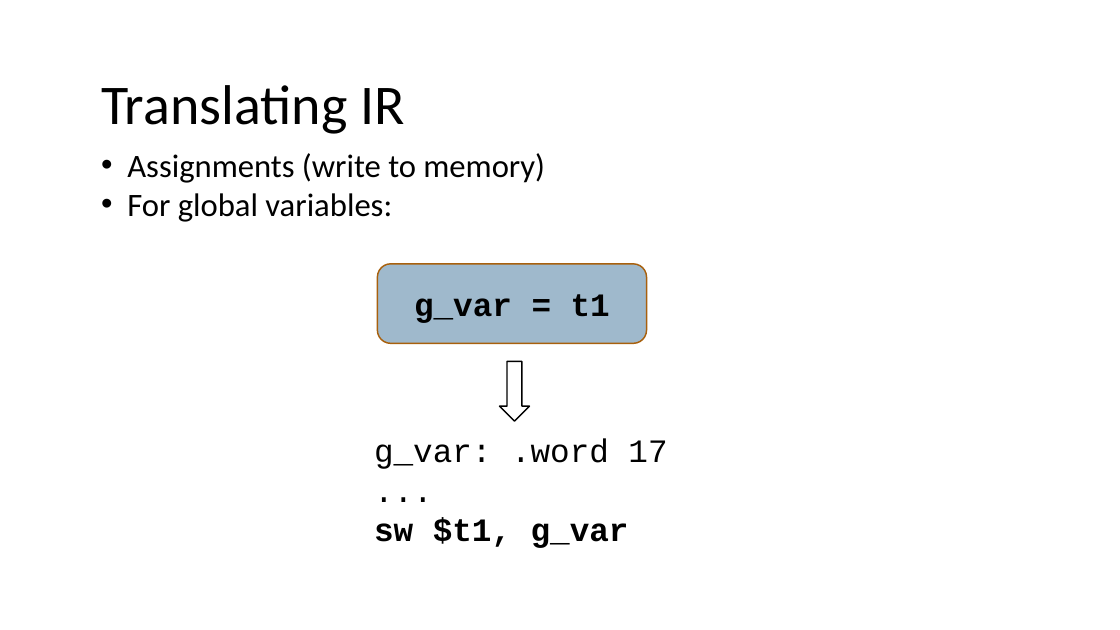
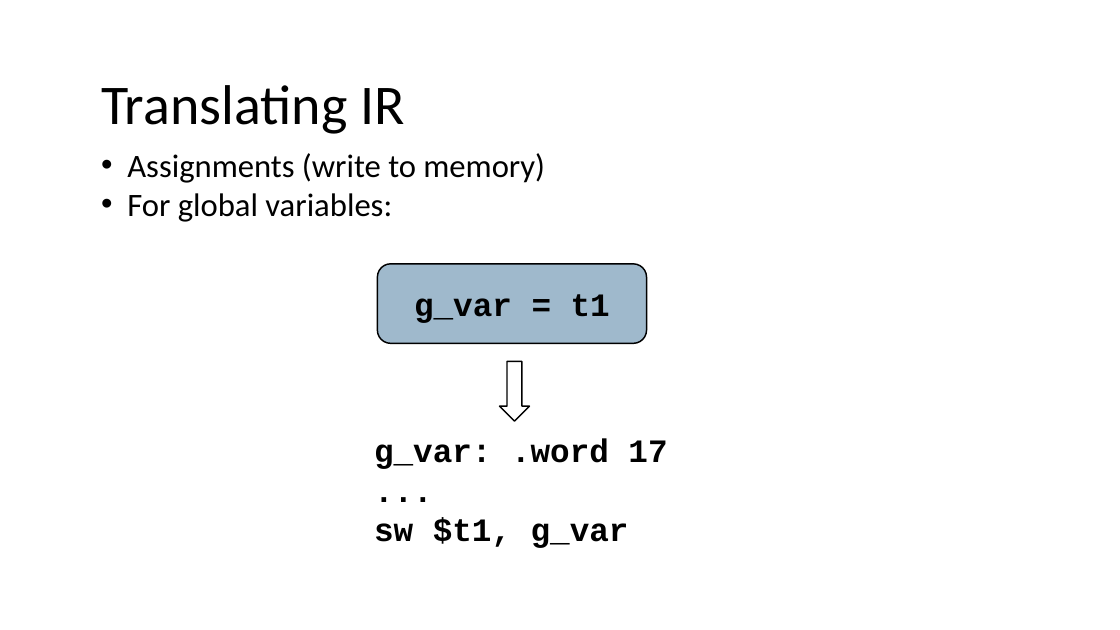
Before and after one commit to nivshani/compilation, a slide deck: slide 48 of slides/codegen.pptx (slide 38 before the commit). Drawn at 1120x630 pixels with LibreOffice and Linux fonts; fonts in the diff are those of the drawing. Boxes give left, top, right and bottom in pixels: in the first picture for what was removed or moved away, otherwise in the second. Text is boxed around its words. In the diff, an @@ line names an element or a change of style, - is before the commit and + after.

```diff
--- a/slides/codegen.pptx
+++ b/slides/codegen.pptx
@@ rounded rectangle "g_var = t1" at [377, 264, 646, 344]: outline #A9610D 1.25 pt to #000000 1.25 pt @@
@@ text at [374, 439, 667, 469]: bold on in "g_var: .word 17", "..." @@
```
Also in this commit, not shown: 35 other slides changed, 10 slides added, 1 slide removed, 1 other file.
